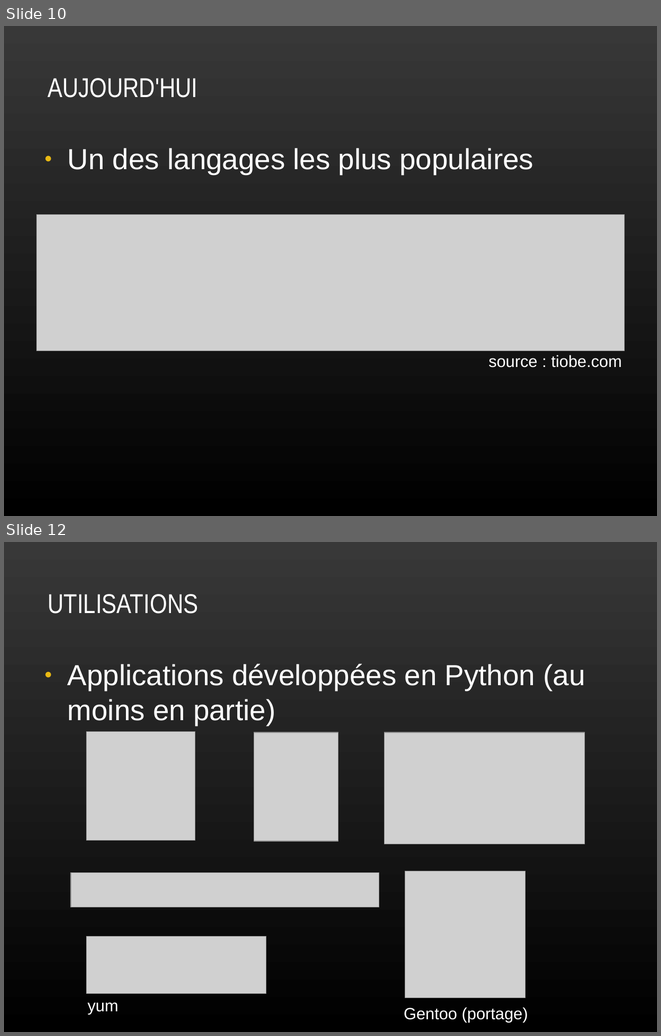
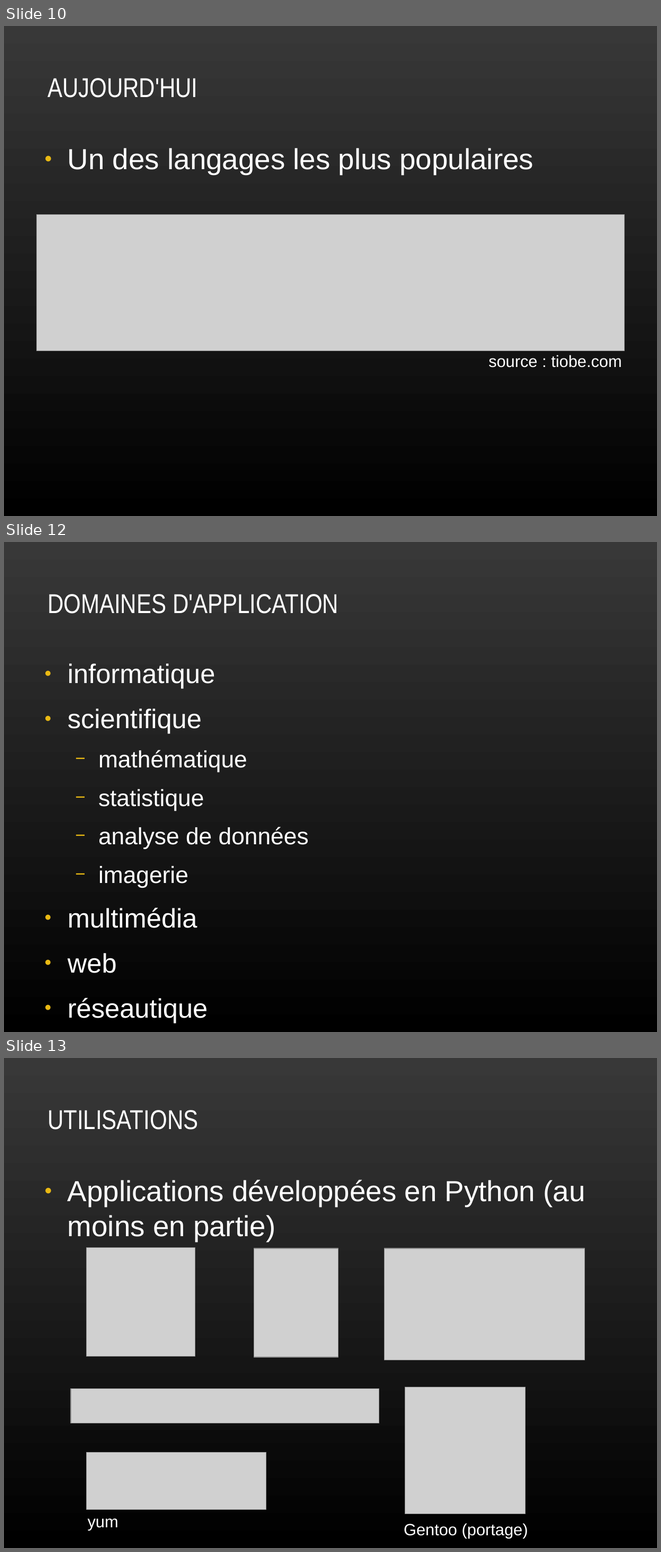
Before and after one commit to plafrance/netacad_python, a slide deck: python.odp. Shown one above the other, each under a label of ours: slides 10 and 12 before the commit, slides 10, 12 and 13 after it; the slides between them are not shown. The pictures are 661x1036 and 661x1552 pixels, drawn with LibreOffice and Linux fonts; fonts in the diff are those of the drawing; grey boxes stand for pictures. Boxes give left, top, right and bottom in pixels: in the first picture for what was removed or moved away, otherwise in the second. Text is boxed around its words. In the diff, an @@ line names an element or a change of style, - is before the commit and + after.

```diff
--- a/python.odp
+++ b/python.odp
@@ slide 12 added at [4,542,657,1032], background gradient #383838 to #000000 @@
@@ title added at [47,594,338,614], 30 pt, text #FFFFFF @@
+DOMAINES D'APPLICATION
@@ text added at [68,663,309,1023], 29.6 pt, text #FFFFFF @@
+● informatique
+● scientifique
+  − mathématique
+  − statistique
+  − analyse de données
+  − imagerie
+● multimédia
+● web
+● réseautique
@@ what was slide 12 is now slide 13 @@
```
Also in this commit, not shown: 17 slides changed, 1 other slide added.
